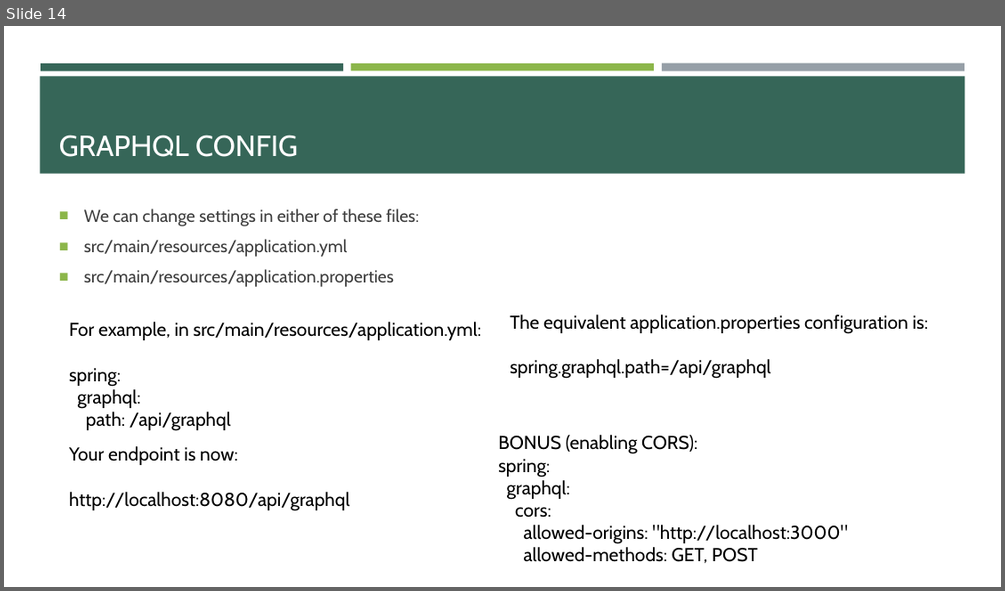
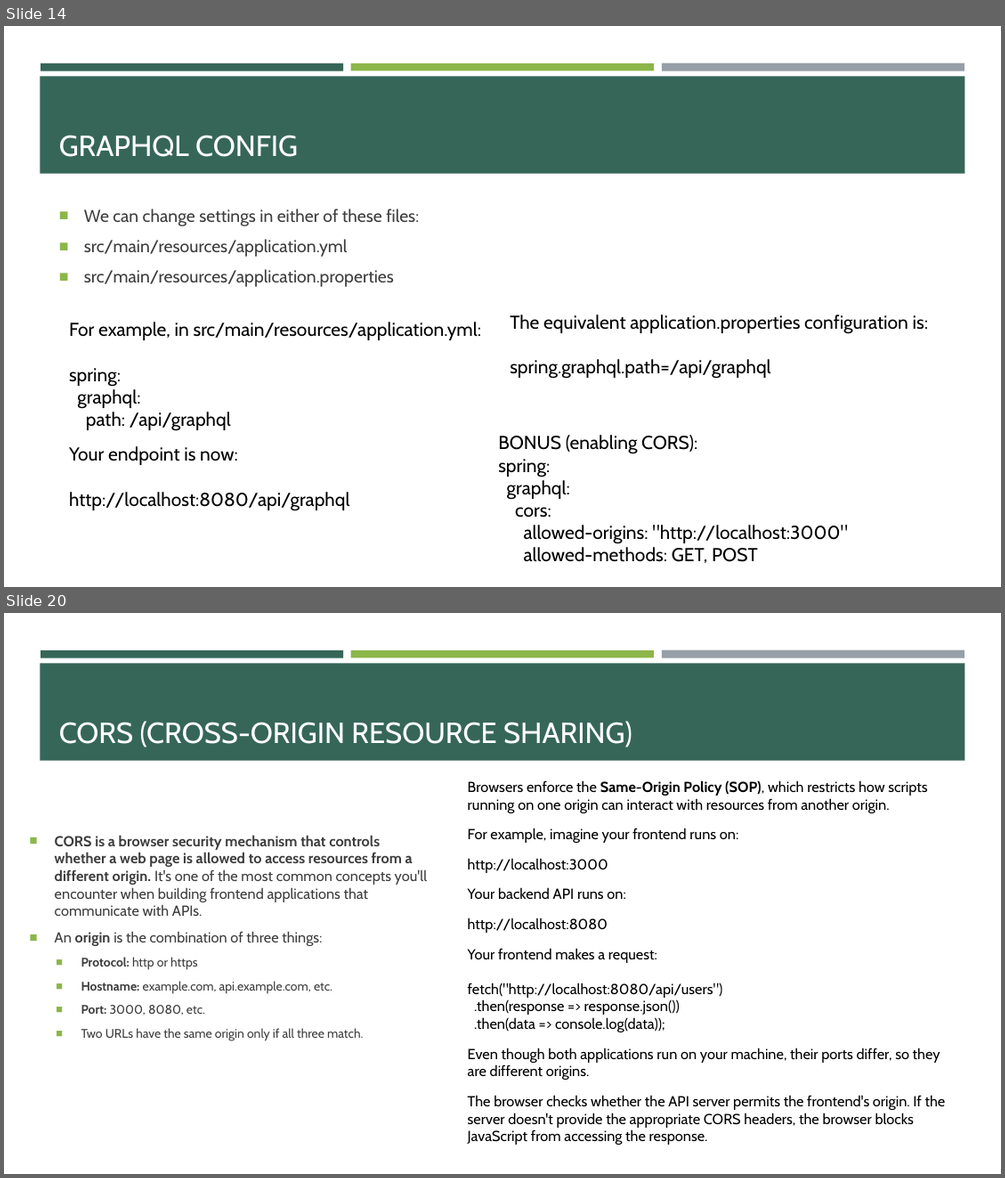
Before and after one commit to e-m-wilson/java-fs, a slide deck: Week_8/Spring_Boot_Modules.pptx. Shown one above the other, each under a label of ours: slide 14 before the commit, slides 14 and 20 after it; the slides between them are not shown. The pictures are 1005x591 and 1005x1178 pixels, drawn with LibreOffice and Linux fonts; fonts in the diff are those of the drawing. Boxes give left, top, right and bottom in pixels: in the first picture for what was removed or moved away, otherwise in the second. Text is boxed around its words. In the diff, an @@ line names an element or a change of style, - is before the commit and + after.

```diff
--- a/Week_8/Spring_Boot_Modules.pptx
+++ b/Week_8/Spring_Boot_Modules.pptx
@@ slide 20 added at [4,613,1001,1174], background #FFFFFF; not listed: 4 template elements that a slide beside it also shows @@
@@ title added at [59,721,632,747], 28 pt, text #FFFFFF @@
+CORS (CROSS-ORIGIN RESOURCE SHARING)
@@ text added at [468,780,946,1144], 14 pt, text #000000 @@
+Browsers enforce the Same-Origin Policy (SOP), which restricts how scripts running on one origin can interact with resources from another origin.
+For example, imagine your frontend runs on:
+http://localhost:3000
+Your backend API runs on:
+http://localhost:8080
+Your frontend makes a request:
+fetch("http://localhost:8080/api/users")
+.then(response => response.json())
+.then(data => console.log(data));
+Even though both applications run on your machine, their ports differ, so they are different origins.
+The browser checks whether the API server permits the frontend's origin. If the server doesn't provide the appropriate CORS headers, the browser blocks JavaScript from accessing the response.
@@ text added at [55,835,427,1041], 14 pt, text #3D3D3D @@
+■ CORS is a browser security mechanism that controls whether a web page is allowed to access resources from a different origin. It's one of the most common concepts you'll encounter when building frontend applications that communicate with APIs.
+■ An origin is the combination of three things:
+  ■ Protocol: http or https
+  ■ Hostname: example.com, api.example.com, etc.
+  ■ Port: 3000, 8080, etc.
+  ■ Two URLs have the same origin only if all three match.
```
Also in this commit, not shown: 1 slide changed, 9 other slides added, 30 other files.
